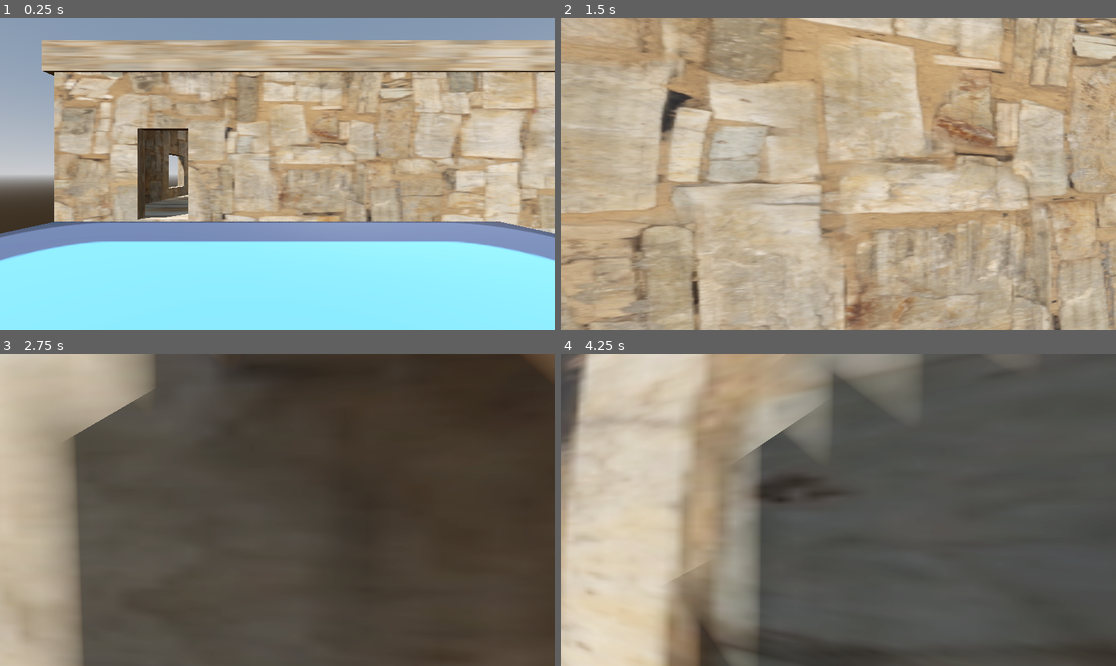
Above: before the commit, frames 1-4 (two rows, left to right).
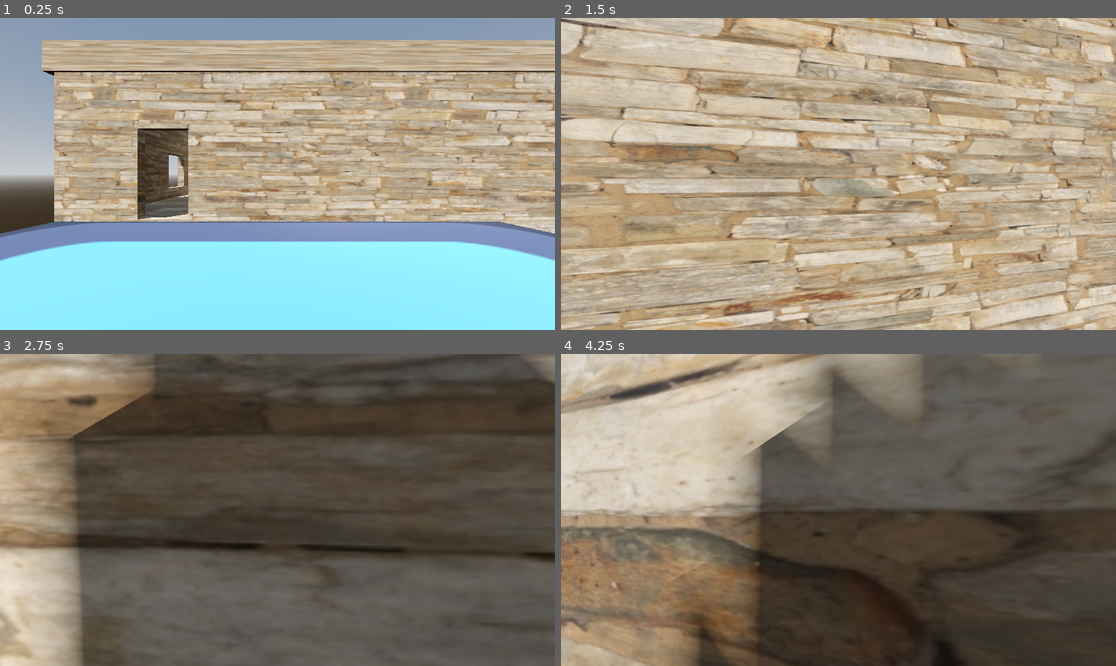
Above: after the commit, the same moments.

Repository: christiannoll/FirstPersonGame
Game: Godot game, scene res://levels/level.tscn
The game is run twice, just before and just after one commit, with the same random seed, the same clock (stepped at 60 frames per second) and the same inputs. The engine's default icon, where the game draws it, is replaced by a stand-in: a white triangle on a blue panel in a dark square.
Inputs (mouse positions are in pixels of both pictures, inside the frame that each line leads up to):
- Up to frame 1 (0.25 s): no input
- Up to frame 2 (1.5 s): tap Enter at 0.5 s; move the mouse to (866, 174) at 0.52 s; hold W (forward) from 0.53 s (still down); tap Space (jump) at 0.77 s; move the mouse to (810, 174) at 1.27 s
- Up to frame 3 (2.75 s): keep holding W (forward); tap Space (jump) at 1.52 s; move the mouse to (288, 503) at 2.02 s
- Up to frame 4 (4.25 s): keep holding W (forward); tap Space (jump) at 2.75, 3.02, 3.77 s; move the mouse to (832, 516) at 2.77 s; move the mouse to (877, 513) at 3.52 s

The runs differ from the first frame. In frame 1, 26% of the frame differs, in the area x 7-100%, y 7-68%; in frame 2, 58%, in the area x 0-100%, y 0-100%; in frame 3, 37%; in frame 4, 54%.

Commit message:
Updated house_material

Diff:
--- a/materials/house_material.tres
+++ b/materials/house_material.tres
@@ -4,4 +4,5 @@
 
 [resource]
 albedo_texture = ExtResource("1_kfeee")
-uv1_scale = Vector3(2, 2, 2)
+uv1_scale = Vector3(1, 0.5, 0.5)
+uv1_triplanar = true
